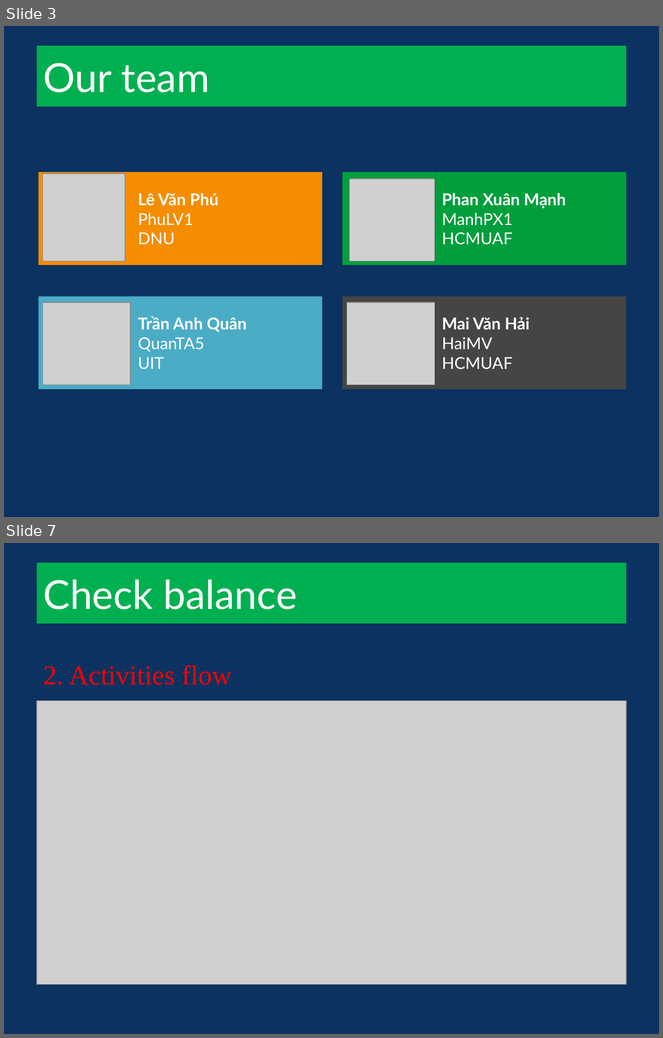
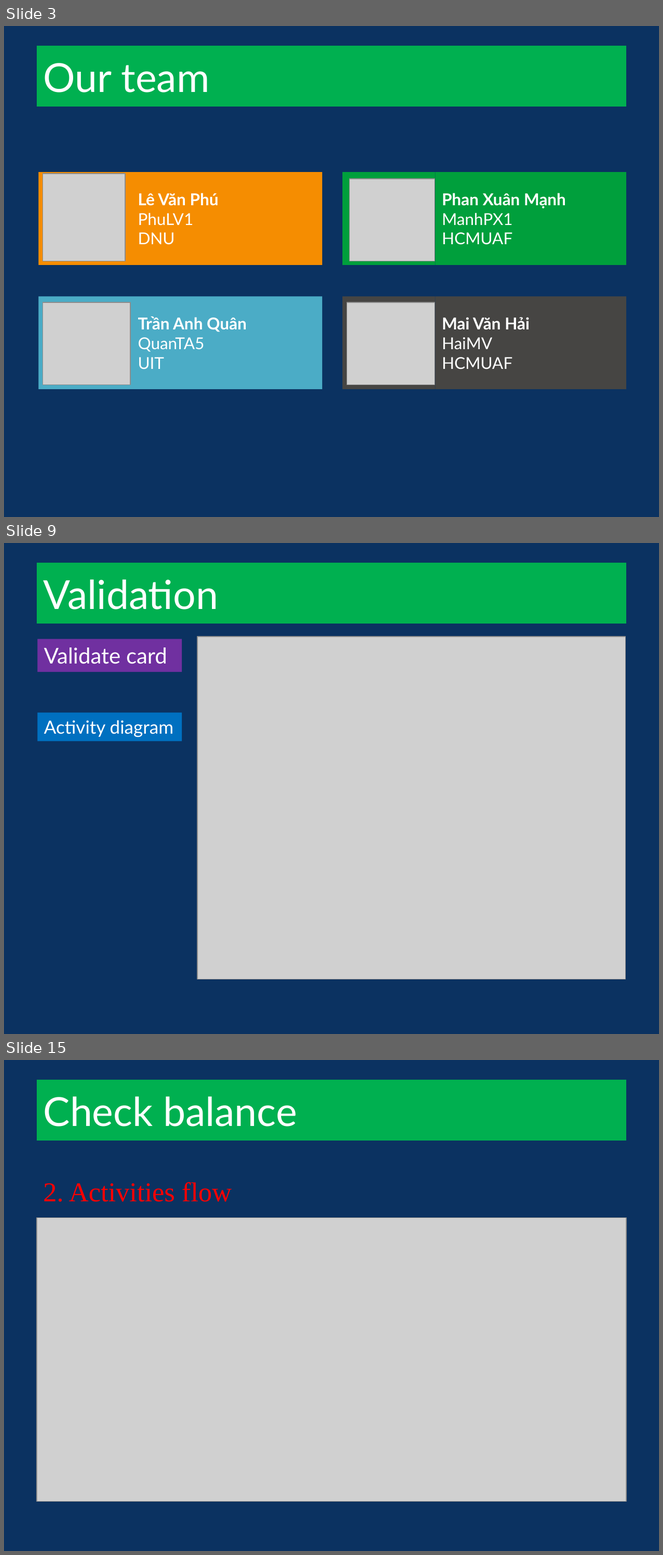
Before and after one commit to heartsmile/ATM_HMPQ, a slide deck: doc/ATM slide.pptx. Shown one above the other, each under a label of ours: slides 3 and 7 before the commit, slides 3, 9 and 15 after it; the slides between them are not shown. The pictures are 663x1038 and 663x1555 pixels, drawn with LibreOffice and Linux fonts; fonts in the diff are those of the drawing; grey boxes stand for pictures; background and template pictures are left out. Boxes give left, top, right and bottom in pixels: in the first picture for what was removed or moved away, otherwise in the second. Text is boxed around its words. In the diff, an @@ line names an element or a change of style, - is before the commit and + after.

```diff
--- a/doc/ATM slide.pptx
+++ b/doc/ATM slide.pptx
@@ slide 9 added at bbox=[4, 543, 659, 1034], background #0B3261 @@
@@ title added at bbox=[37, 563, 626, 624], fill #00B050, 44 pt, text #FFFFFF @@
+Validation
@@ rectangle added at bbox=[37, 639, 181, 672], fill #7030A0, 24 pt, text #FFFFFF @@
+Validate card
@@ picture added at bbox=[197, 637, 626, 980] @@
@@ rectangle added at bbox=[37, 713, 181, 742], fill #0070C0, 20 pt, text #FFFFFF @@
+Activity diagram
@@ what was slide 7 is now slide 15 @@
```
Also in this commit, not shown: 4 slides changed, 11 other slides added, 2 slides removed.
